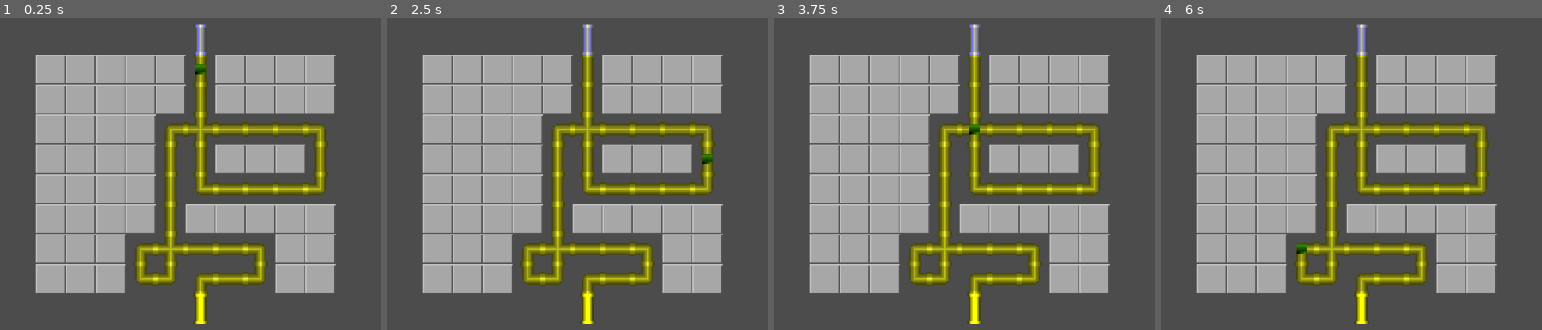
Above: before the commit, frames 1-4 (left to right).
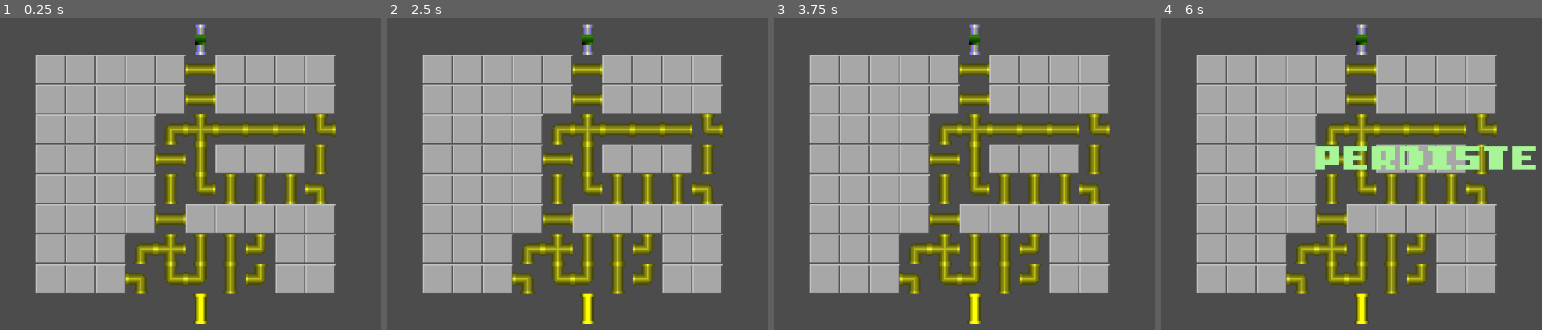
Above: after the commit, the same moments.

Repository: ikicapitan/PipeIki
Game: Godot game, scene res://Scenes/main.tscn
Same seed, same stepped clock (60 frames per second), same inputs: the game is played once before the commit and once after it.
Inputs (mouse positions are in pixels of both pictures, inside the frame that each line leads up to):
- Up to frame 1 (0.25 s): no input
- Up to frame 2 (2.5 s): click (436, 67) at 0.52 s; click (436, 67) at 1.27 s; click (436, 67) at 2.02 s
- Up to frame 3 (3.75 s): tap Enter at 2.75 s; move the mouse to (outside the picture) at 2.77 s; tap Space at 3.5 s; move the mouse to (827, 177) at 3.52 s
- Up to frame 4 (6 s): tap Enter at 4.25 s; move the mouse to (1454, 52) at 4.27 s; move the mouse to (1332, 248) at 5.02 s; tap Space at 5.75 s; move the mouse to (outside the picture) at 5.77 s

The runs differ from the first frame. In frame 1, 6.9% of the frame differs, in the area x 32-89%, y 5-89%; in frame 2, 6.9%; in frame 3, 7.0%; in frame 4, 9.7%, in the area x 32-99%, y 5-89%.

Commit message:
Sesion 31/5 - 2

Diff:
--- a/Scenes/Casillero.gd
+++ b/Scenes/Casillero.gd
@@ -57,11 +57,11 @@
 
 func _on_Boton_button_down(): #Funcion de presionar mouse (FuryCode gracias)
 	if(puede_girar):
-		rotation_degrees += 90 #Rota el grafico del casillero
 		rotar_tubos(conectado) #Rotamos conexiones
 
 
 func rotar_tubos(var rotv): #Al rotar 90° las conexiones rotan
+	rotation_degrees += 90 #Rota el grafico del casillero
 	var provis #Variable provisoria para los intercambios
 	var provis2
 	provis = rotv[0] #Guardamos valor para reemplazar y no perderlo
@@ -71,3 +71,8 @@
 	provis = rotv[1]
 	rotv[1] = provis2 #Abajo es derecha
 	rotv[2] = provis #Izquierda esabajo
+
+func desordenar(): #Para desordenar el puzzle al azar
+	var azar = randi()%6 #Desordenamos le'puzzle
+	for i in azar:
+		rotar_tubos(conectado)
--- a/Scenes/main.tscn
+++ b/Scenes/main.tscn
@@ -1,21 +1,22 @@
-[gd_scene load_steps=8 format=2]
+[gd_scene load_steps=9 format=2]
 
 [ext_resource path="res://main.gd" type="Script" id=1]
 [ext_resource path="res://Scenes/Casillero.tscn" type="PackedScene" id=2]
 [ext_resource path="res://Scenes/tablero.tscn" type="PackedScene" id=3]
-[ext_resource path="res://Sprites/PIPES.png" type="Texture" id=4]
-[ext_resource path="res://Scenes/recorrido_agua.gd" type="Script" id=5]
-[ext_resource path="res://Fonts/I-pixel-u.ttf" type="DynamicFontData" id=6]
+[ext_resource path="res://Scenes/tuberia_lado.tscn" type="PackedScene" id=4]
+[ext_resource path="res://Sprites/PIPES.png" type="Texture" id=5]
+[ext_resource path="res://Scenes/recorrido_agua.gd" type="Script" id=6]
+[ext_resource path="res://Fonts/I-pixel-u.ttf" type="DynamicFontData" id=7]
 
 [sub_resource type="DynamicFont" id=1]
 
 size = 48
 use_mipmaps = false
 use_filter = false
-font_data = ExtResource( 6 )
+font_data = ExtResource( 7 )
 _sections_unfolded = [ "Settings" ]
 
-[node name="main" type="Node" index="0" groups=[
+[node name="main" type="Node" groups=[
 "main",
 ]]
 
@@ -24,6 +25,7 @@
 cas_y = 8
 casillero = ExtResource( 2 )
 tablerillo = ExtResource( 3 )
+agua_lateral = ExtResource( 4 )
 modificador_waypoints_defecto = 20
 
 [node name="cam" type="Camera2D" parent="." index="0"]
@@ -59,22 +61,23 @@
 modulate = Color( 0.272295, 0.742188, 0.00869751, 1 )
 position = Vector2( 2.26622, 1.82796 )
 z_index = 1
-texture = ExtResource( 4 )
+texture = ExtResource( 5 )
 vframes = 50
 hframes = 50
 frame = 1231
-script = ExtResource( 5 )
+script = ExtResource( 6 )
 _sections_unfolded = [ "Animation", "Transform", "Visibility", "Z Index" ]
 
 [node name="Timer" type="Timer" parent="recorrido_agua" index="0"]
 
 process_mode = 1
-wait_time = 0.2
+wait_time = 0.3
 one_shot = false
-autostart = true
+autostart = false
 
 [node name="GUI" type="CanvasLayer" parent="." index="2"]
 
+editor/display_folded = true
 layer = 1
 offset = Vector2( 0, 0 )
 rotation = 0.0
--- a/Scenes/recorrido_agua.gd
+++ b/Scenes/recorrido_agua.gd
@@ -5,8 +5,10 @@
 var nodo_anterior #Tuberia recorrida anterior
 var nodo_actual #Tuberia recorrida actual
 
+
 func _ready():
-	 main = get_tree().get_nodes_in_group("main")[0] #Busco el nodo main para reutilizar mil veces o mas
+	main = get_tree().get_nodes_in_group("main")[0] #Busco el nodo main para reutilizar mil veces o mas
+	agua_start()
 
 func _on_Timer_timeout(): #Test para ver recorrido pathfinding
 
@@ -29,6 +31,9 @@
 			nodo_anterior.puede_pasar[2] = false #Desconectamos asi no vuelve a pasar el agua nunca mas hacia esa direccion por ahi
 			nodo_actual.puede_pasar[3] = false
 		elif(direccion == 3 && nodo_actual.conectado[3] && nodo_actual.d != null && nodo_actual.d.conectado[2] && nodo_actual.puede_pasar[3] && nodo_actual.d.puede_pasar[2]):
+			var newAgua = main.agua_lateral.instance() #Creamos el agua
+			newAgua.rect_position = nodo_actual.global_position #Ponemos el agua en posicion de nodo actual
+			get_tree().get_nodes_in_group("tablero")[0].add_child(newAgua) #Metemos en la escena
 			nodo_anterior = nodo_actual
 			nodo_actual = nodo_actual.d #Der
 			nodo_anterior.puede_pasar[3] = false #Desconectamos asi no vuelve a pasar el agua nunca mas hacia esa direccion por ahi
@@ -42,14 +47,37 @@
 				direccion = 2
 			elif(direccion != 3 && nodo_actual.conectado[3] && nodo_actual.d != null && nodo_actual.d.conectado[2] && nodo_actual.d != nodo_anterior && nodo_actual.puede_pasar[3] && nodo_actual.d.puede_pasar[2]):
 				direccion = 3
+			elif(!main.gameover):
+				perdio()
 
 
 		global_position = nodo_actual.global_position #Mueve el cosito
-		if(nodo_actual.is_in_group("T")): #Si llegue al nodo T
-			get_tree().get_nodes_in_group("winlose")[0].text = "GANASTE" #Muestro msj ganaste
-			yield(get_tree().create_timer(1.0),"timeout") #Espero 3 segundos
-			get_tree().get_nodes_in_group("main")[0].generar_juego() #Creo una partida nueva
-			get_tree().get_nodes_in_group("winlose")[0].text = "" #Quito el msj ganaste
+		if(!main.gameover && nodo_actual.is_in_group("T")): #Si llegue al nodo T
+			gano()
+
+func perdio():
+	get_node("Timer").stop() #Freno el agua
+	get_tree().get_nodes_in_group("winlose")[0].text = "PERDISTE" #Muestro msj ganaste
+	main.gameover = true #Fin del juego verdadero para que no se repita ni chequee condicion perder o ganar
+	yield(get_tree().create_timer(3.0),"timeout") #Espero 3 segundos
+	get_tree().get_nodes_in_group("main")[0].generar_juego() #Creo una partida nueva
+	get_tree().get_nodes_in_group("winlose")[0].text = "" #Quito el msj ganaste
+	main.gameover = false #reseteo
+	agua_start()
+
+func gano():
+	get_node("Timer").stop() #Freno el agua
+	get_tree().get_nodes_in_group("winlose")[0].text = "GANASTE" #Muestro msj ganaste
+	main.gameover = true #Fin del juego verdadero para que no se repita ni chequee condicion perder o ganar
+	yield(get_tree().create_timer(3.0),"timeout") #Espero 3 segundos
+	get_tree().get_nodes_in_group("main")[0].generar_juego() #Creo una partida nueva
+	get_tree().get_nodes_in_group("winlose")[0].text = "" #Quito el msj ganaste
+	main.gameover = false #reseteo
+	agua_start()
+
+func agua_start():
+	yield(get_tree().create_timer(5.0),"timeout")
+	get_node("Timer").start()
 
 
 
--- /dev/null
+++ b/Scenes/tuberia_lado.tscn
@@ -0,0 +1,76 @@
+[gd_scene load_steps=4 format=2]
+
+[ext_resource path="res://Sprites/tuberias.png" type="Texture" id=1]
+
+[sub_resource type="StyleBoxTexture" id=1]
+
+content_margin_left = -1.0
+content_margin_right = -1.0
+content_margin_top = -1.0
+content_margin_bottom = -1.0
+texture = ExtResource( 1 )
+region_rect = Rect2( 21, 6, 26.75, 11.125 )
+margin_left = 0.0
+margin_right = 0.0
+margin_top = 0.0
+margin_bottom = 0.0
+expand_margin_left = 0.0
+expand_margin_right = 0.0
+expand_margin_top = 0.0
+expand_margin_bottom = 0.0
+modulate_color = Color( 0.022644, 0.1485, 9.92, 1 )
+draw_center = true
+_sections_unfolded = [ "Modulate" ]
+
+[sub_resource type="Animation" id=2]
+
+resource_name = "llenar"
+length = 0.4
+loop = false
+step = 0.1
+tracks/0/type = "value"
+tracks/0/path = NodePath(".:value")
+tracks/0/interp = 1
+tracks/0/loop_wrap = true
+tracks/0/imported = false
+tracks/0/enabled = true
+tracks/0/keys = {
+"times": PoolRealArray( 0, 0.1, 0.2, 0.3, 0.4 ),
+"transitions": PoolRealArray( 1, 1, 1, 1, 1 ),
+"update": 0,
+"values": [ 0.0, 33.0, 66.0, 90.0, 100.0 ]
+}
+
+[node name="tuberia_lado" type="ProgressBar" index="0"]
+
+anchor_left = 0.0
+anchor_top = 0.0
+anchor_right = 0.0
+anchor_bottom = 0.0
+margin_right = 16.0
+margin_bottom = 16.0
+rect_pivot_offset = Vector2( 0, 0 )
+mouse_filter = 0
+mouse_default_cursor_shape = 0
+size_flags_horizontal = 1
+size_flags_vertical = 0
+custom_styles/fg = SubResource( 1 )
+min_value = 0.0
+max_value = 100.0
+step = 1.0
+page = 0.0
+value = 100.0
+exp_edit = false
+rounded = false
+percent_visible = false
+_sections_unfolded = [ "custom_styles" ]
+
+[node name="AnimationPlayer" type="AnimationPlayer" parent="." index="0"]
+
+root_node = NodePath("..")
+autoplay = "llenar"
+playback_process_mode = 1
+playback_default_blend_time = 0.0
+playback_speed = 1.0
+anims/llenar = SubResource( 2 )
+blend_times = [  ]
--- a/main.gd
+++ b/main.gd
@@ -5,7 +5,9 @@
 export (int) var cas_y #idem pero en Y
 export (PackedScene) var casillero #Escena de los casilleros
 export (PackedScene) var tablerillo #Tablero donde se meten casilleros
+export (PackedScene) var agua_lateral #Agua llenandose de costado
 export (int) var modificador_waypoints_defecto = 20 #Casilleros / MWD = cantidad de waypoints
+
 
 var offset_x #Medida de los casilleros para espaciarlos unos entre otros
 var offset_y #idem
@@ -14,10 +16,10 @@
 var waypoint_actual = 0
 var partida_generada = false #No empezo ninguna partida aun
 var regenerar_path = false
+var gameover = false #Juego terminado
 
 
 func _ready():
-
 	var casilleroProvis = casillero.instance() #Crea casillero provisorio
 	add_child(casilleroProvis) #Lo mete en escena
 	offset_x = casilleroProvis.get_node("spr_cas").texture.get_size().x / 5 #Obtiene medida X / 4 frames
@@ -37,6 +39,7 @@
 	generar_path()
 
 
+
 func restart():
 	get_tree().get_nodes_in_group("tablero")[0].free() #Si habia tablero anterior lo elimino
 	path.clear()
@@ -49,7 +52,6 @@
 
 
 func generar_casilleros(): #Crea casilleros y Tablero
-
 	var newTablero = tablerillo.instance() #Creo un nuevo tablero para meter casilleros nuevos
 	newTablero.name = "Tablero"
 	add_child(newTablero)
@@ -160,6 +162,7 @@
 	#Creo las imagenes de los tubos inicial y final
 	generar_tuberia_s_y_t(newCas, true)
 	generar_tuberia_s_y_t(newCasT, false)
+	get_tree().get_nodes_in_group("r_agua")[0].global_position = newCas.global_position #Posicionamos agua en nodo inicial
 
 
 
@@ -251,10 +254,9 @@
 	partida_generada = true
 	if(regenerar_path): #Reinicio la generacion del path y tablero
 		generar_juego()
-		print("1")
 	else:
 		generar_all_imagenes()
-		path[-1].puede_girar = false
+		desordenar_puzzle()
 
 
 
@@ -297,7 +299,6 @@
 		return
 
 
-	nodo_menor_distancia.puede_girar = true #Al ser tuberia le decimos que puede ser girado
 	path.append(nodo_menor_distancia) #Agregamos habiendo comparado todos, el de menor distancia
 
 
@@ -321,3 +322,9 @@
 	if(path[-2].d != null && path[-2].d == path[-1]):
 		path[-2].conectado[3] = true
 		path[-1].conectado[2] = true
+
+func desordenar_puzzle(): #Desordenamos el pathfinding ordenado para generar el puzzle
+	for i in path:
+		if(!i.is_in_group("S") && !i.is_in_group("T")):
+			i.puede_girar = true
+			i.desordenar()
